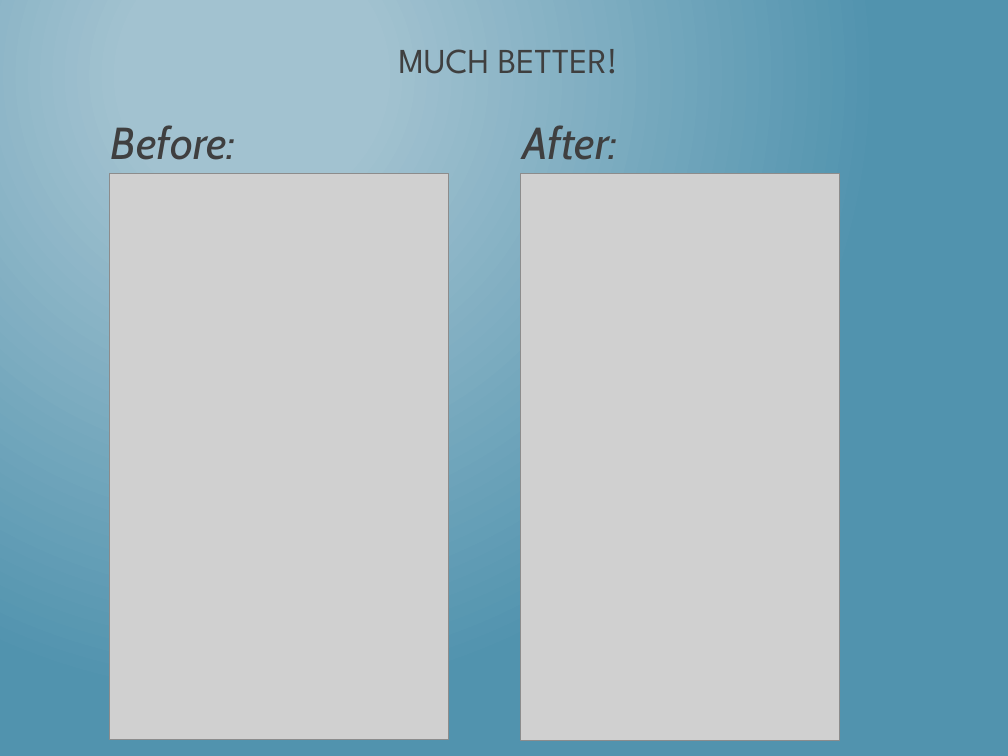
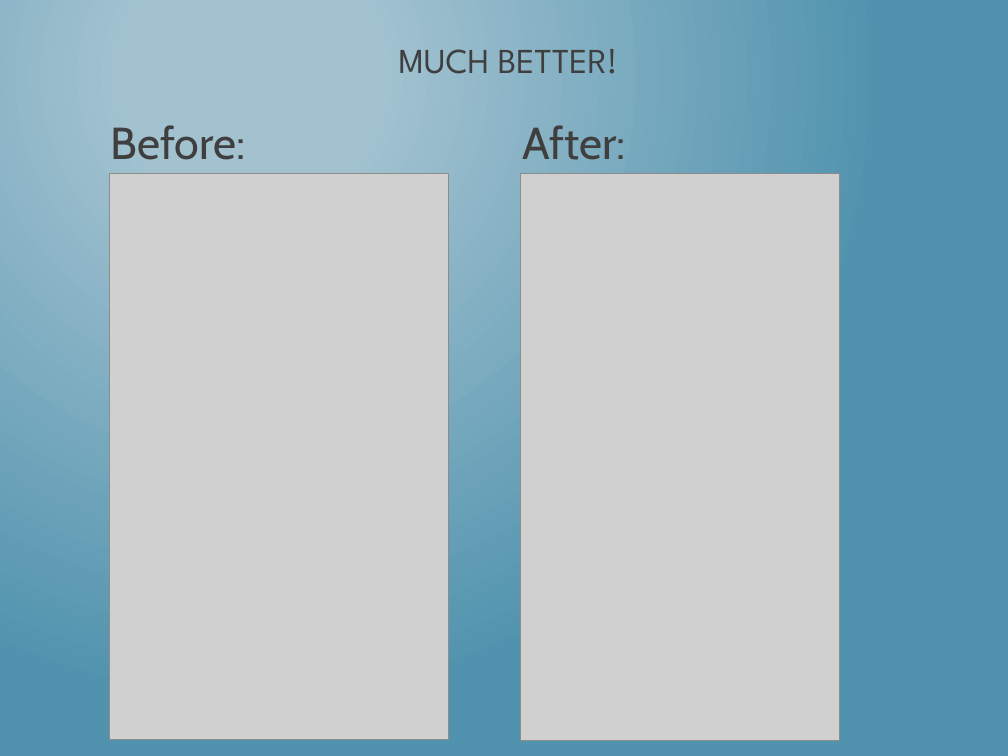
Before and after one commit to dotNetkow/Presentations, a slide deck: slide 25 of 2014-08-11 That Conference - Hybrid Apps/Building PhoneGap Mobile App w KendoUI.pptx (slide 26 before the commit). Drawn at 1008x756 pixels with LibreOffice and Linux fonts; fonts in the diff are those of the drawing; grey boxes stand for pictures. Boxes give left, top, right and bottom in pixels: in the first picture for what was removed or moved away, otherwise in the second. Text is boxed around its words. In the diff, an @@ line names an element or a change of style, - is before the commit and + after.

```diff
--- a/2014-08-11 That Conference - Hybrid Apps/Building PhoneGap Mobile App w KendoUI.pptx
+++ b/2014-08-11 That Conference - Hybrid Apps/Building PhoneGap Mobile App w KendoUI.pptx
@@ text "Before:" at (x1=111, y1=125, x2=246, y2=160): italic off @@
@@ text "After:" at (x1=522, y1=125, x2=625, y2=160): italic off @@
```
Also in this commit, not shown: 14 other slides changed, 1 other file.
